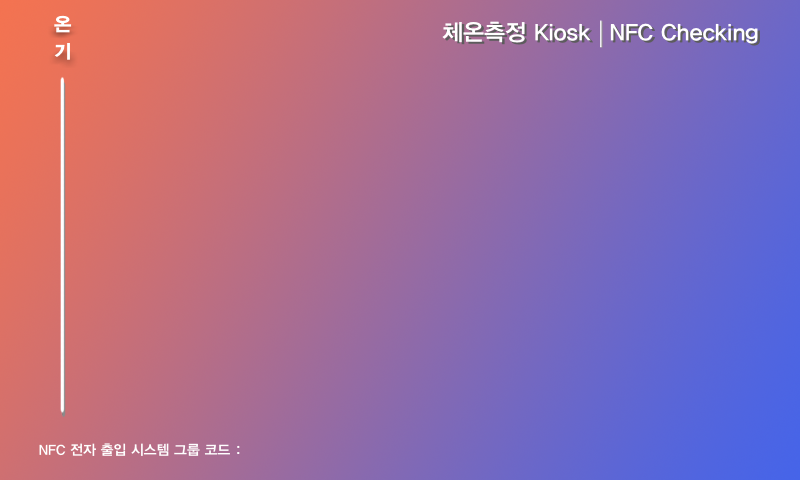
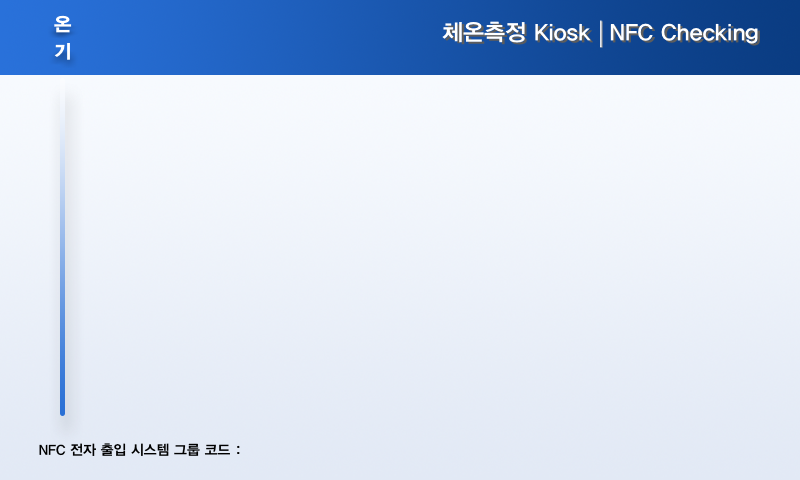
Two versions of the same layered image (800x480). Layer-by-layer changes:
painted on "NFC 전자 출입 시스템 그룹 코드 :" over <box>39,443,240,456</box>
removed layer "레이어 2" over <box>0,0,800,480</box>
added layer "사각형 1" above "레이어 4" over <box>60,78,65,416</box>
renamed "레이어 3" to "레이어 4", moved it below "사각형 1", painted on it over <box>0,0,800,480</box>
